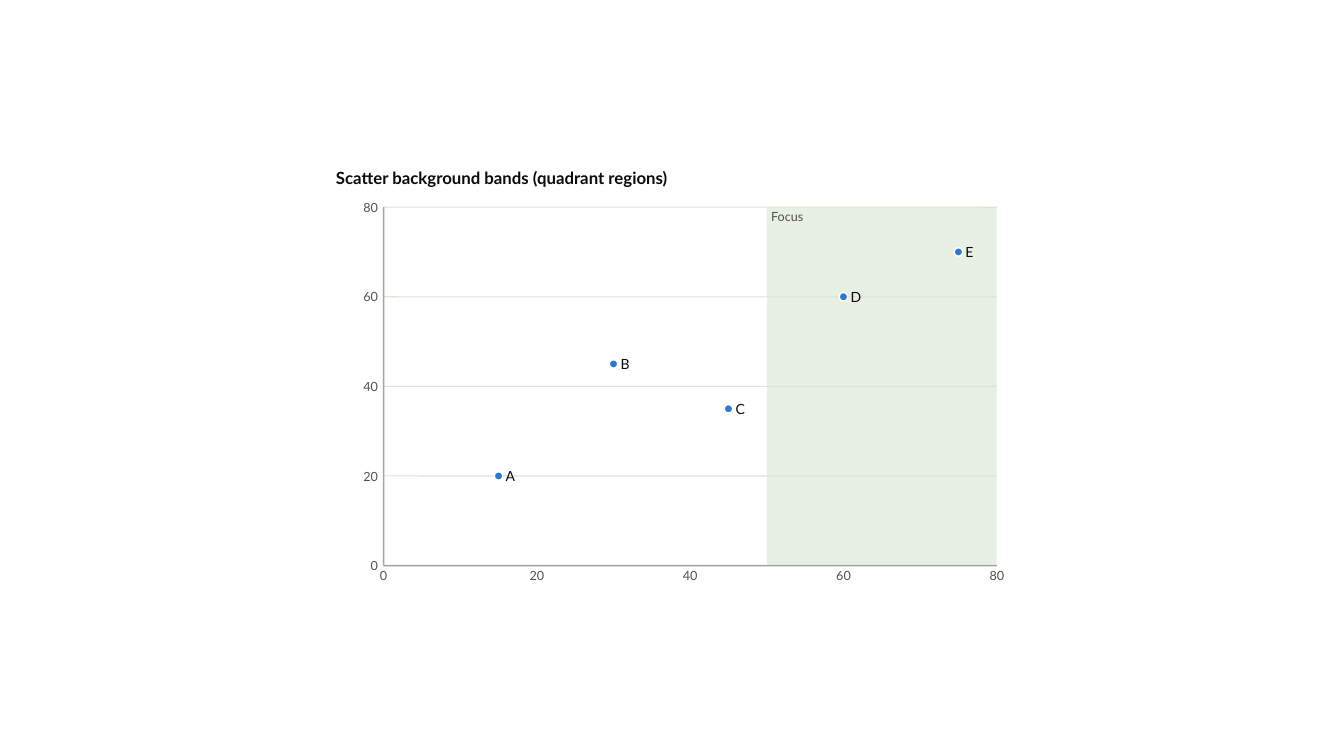
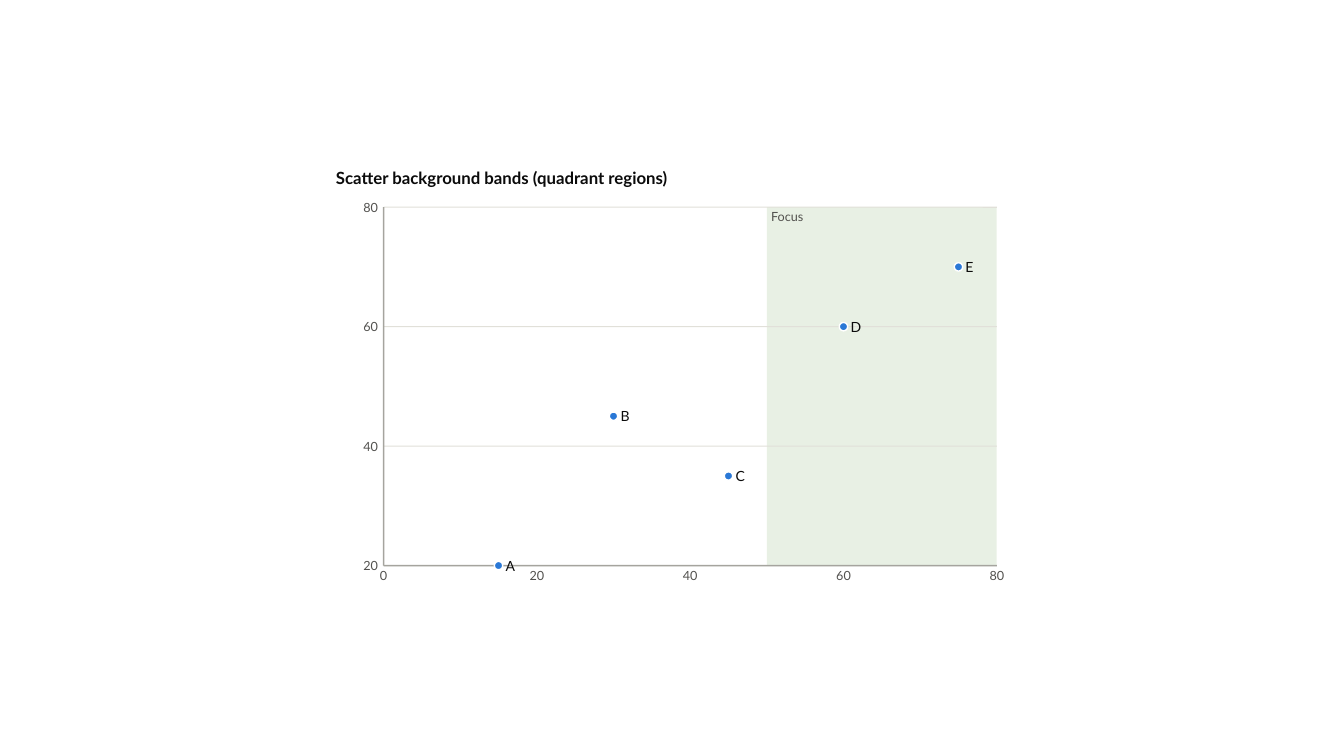
Before and after one commit to dannbleeker/PowerChart, a slide deck: slide 44 of examples/showcase.pptx. Drawn at 1344x756 pixels with LibreOffice and Linux fonts; fonts in the diff are those of the drawing. Boxes give left, top, right and bottom in pixels: in the first picture for what was removed or moved away, otherwise in the second. Text is boxed around its words. In the diff, an @@ line names an element or a change of style, - is before the commit and + after.

```diff
--- a/examples/showcase.pptx
+++ b/examples/showcase.pptx
@@ ellipse: place and size @@
-ellipse at [955, 248, 963, 256]
+ellipse at [955, 263, 963, 271]
@@ text "E": place and size @@
-text "E" at [965, 247, 973, 257]
+text "E" at [965, 262, 973, 272]
@@ 2 texts, 1 line, 1 ellipse: place and size @@
-2 texts, 1 line, 1 ellipse at [363, 292, 997, 302]
+2 texts, 1 line, 1 ellipse at [363, 322, 997, 332]
@@ line removed from (384, 386) to (997, 386) @@
@@ ellipse: place and size @@
-ellipse at [609, 360, 617, 368]
+ellipse at [609, 412, 617, 420]
@@ text "B": place and size @@
-text "B" at [621, 359, 630, 369]
+text "B" at [621, 411, 630, 421]
@@ text "40": place and size @@
-text "40" at [363, 382, 378, 391]
+text "40" at [363, 442, 378, 451]
@@ line moved from (384, 476) - (997, 476) to (384, 447) - (997, 447) @@
@@ ellipse: place and size @@
-ellipse at [725, 404, 733, 412]
+ellipse at [725, 472, 733, 480]
@@ text "C": place and size @@
-text "C" at [736, 404, 745, 414]
+text "C" at [736, 471, 745, 481]
@@ text removed at [371, 561, 378, 570] @@
-0
@@ 2 texts, 1 ellipse: place and size @@
-2 texts, 1 ellipse at [363, 471, 515, 481]
+2 texts, 1 ellipse at [363, 561, 515, 571]
```
Also in this commit, not shown: 8 other slides changed, 3 other files.
